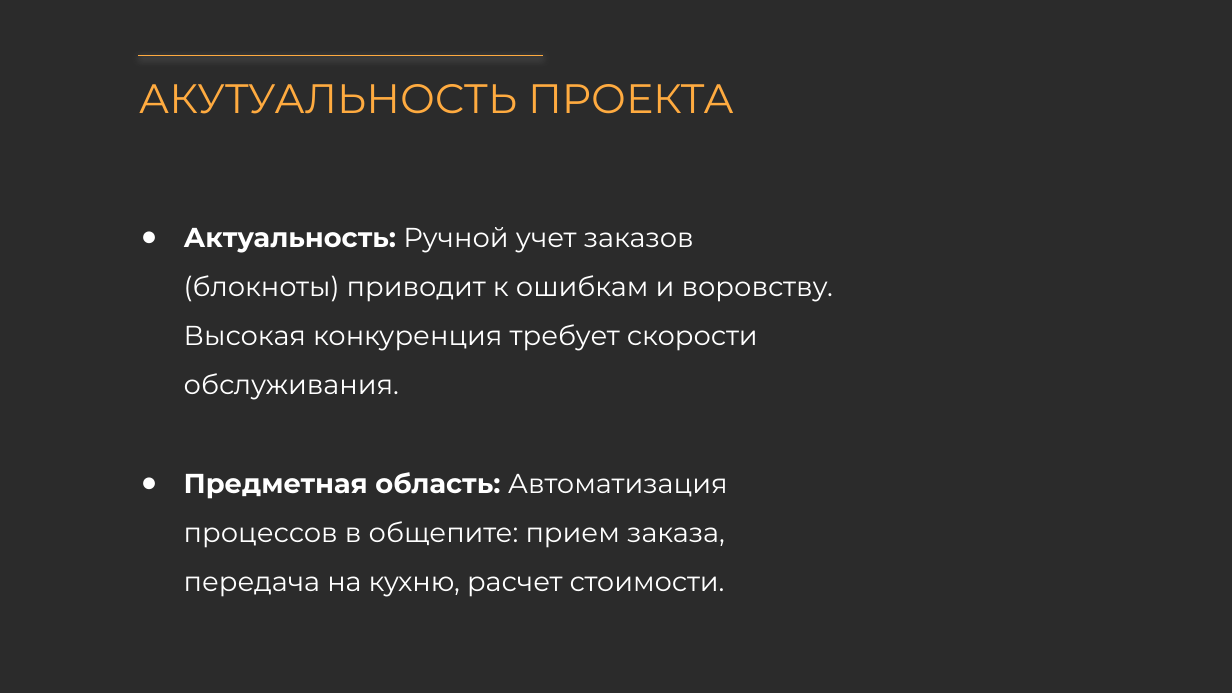
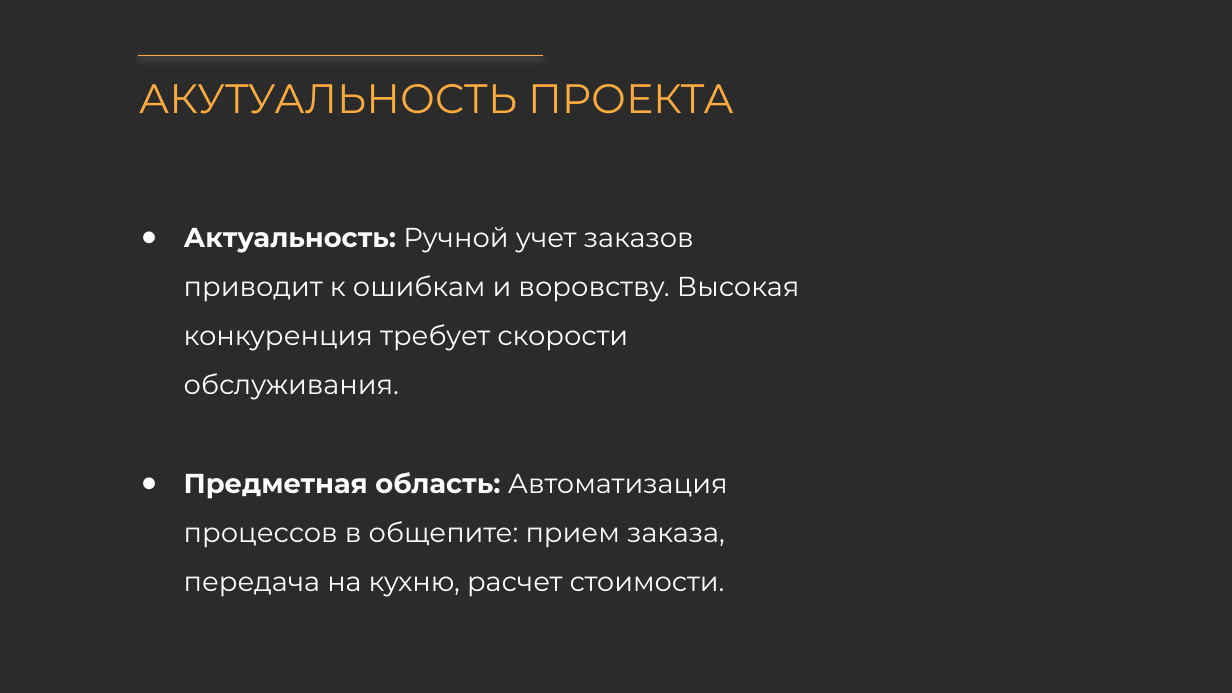
Before and after one commit to Bikmacs/CafeSystem, a slide deck: slide 2 of Docs/Презентация системы кафе.pptx. Drawn at 1232x693 pixels with LibreOffice and Linux fonts; fonts in the diff are those of the drawing; background and template pictures are left out; a plain dark background stands for a picture behind light text. Boxes give left, top, right and bottom in pixels: in the first picture for what was removed or moved away, otherwise in the second. Text is boxed around its words. In the diff, an @@ line names an element or a change of style, - is before the commit and + after.

```diff
--- a/Docs/Презентация системы кафе.pptx
+++ b/Docs/Презентация системы кафе.pptx
@@ text at [184, 227, 799, 400]: text changed @@
-● Актуальность: Ручной учет заказов (блокноты) приводит к ошибкам и воровству. Высокая конкуренция требует скорости обслуживания.
+● Актуальность: Ручной учет заказов приводит к ошибкам и воровству. Высокая конкуренция требует скорости обслуживания.
```
Also in this commit, not shown: 7 other slides changed, 3 slides added, 1 slide removed, 13 other files.
